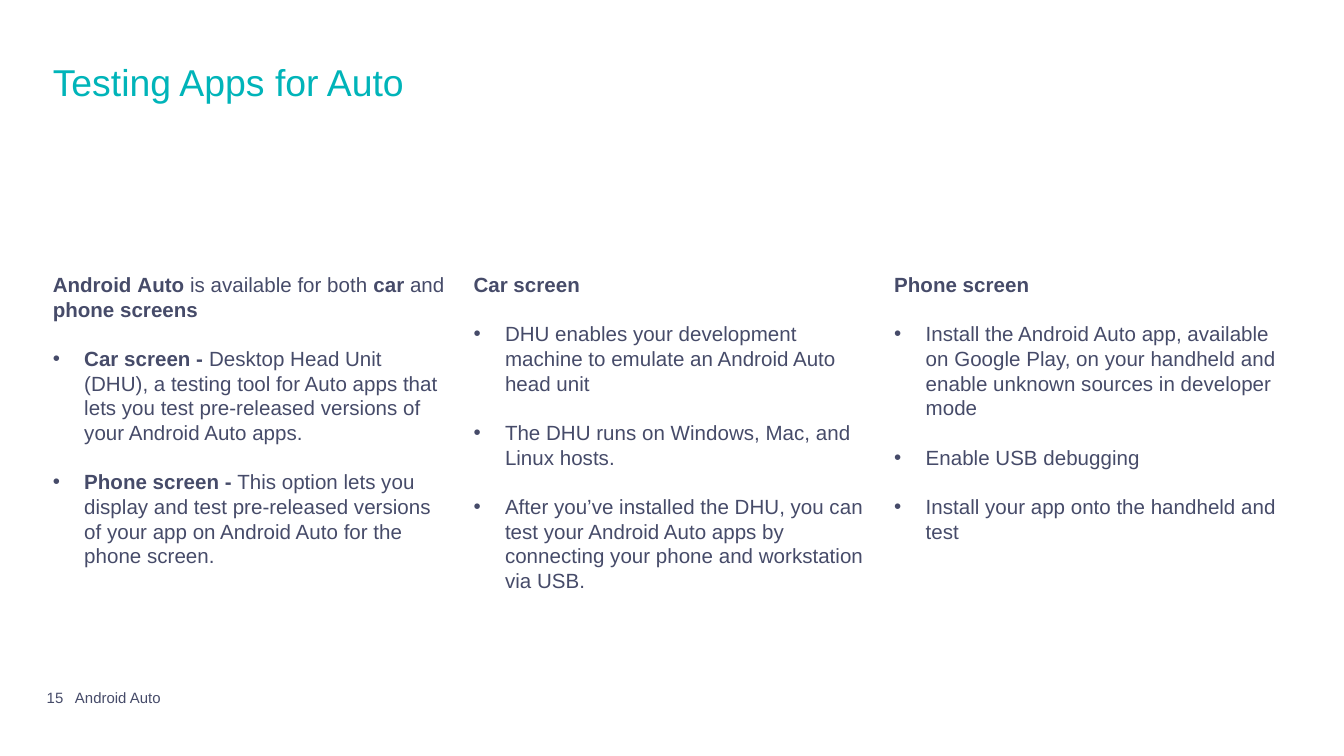
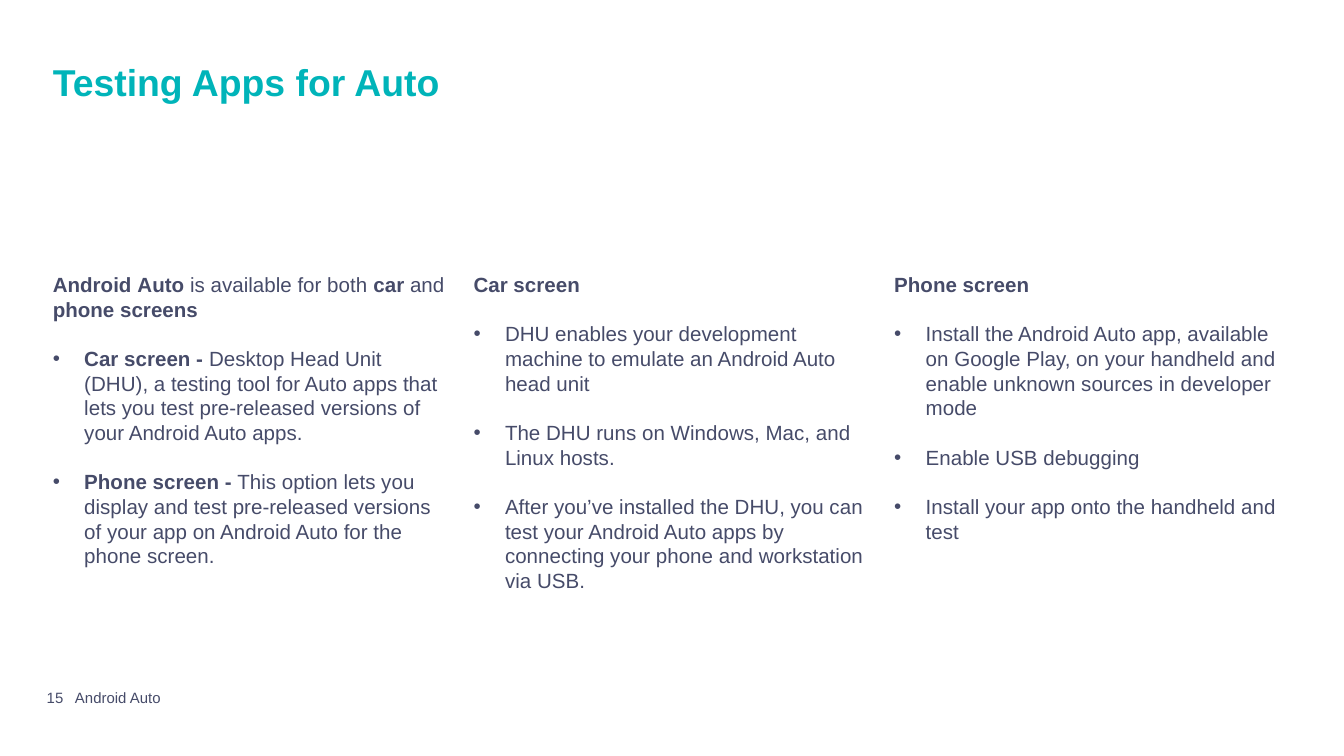
Before and after one commit to mpiresgro/AndroidAutoInfo, a slide deck: slide 15 of Final/Presentation_Joao_Mauro.pptx. Drawn at 1344x756 pixels with LibreOffice and Linux fonts; fonts in the diff are those of the drawing; background and template pictures are left out. Boxes give left, top, right and bottom in pixels: in the first picture for what was removed or moved away, otherwise in the second. Text is boxed around its words. In the diff, an @@ line names an element or a change of style, - is before the commit and + after.

```diff
--- a/Final/Presentation_Joao_Mauro.pptx
+++ b/Final/Presentation_Joao_Mauro.pptx
@@ title "Testing Apps for Auto" at <box>53,69,439,104</box>: bold on @@
```
Also in this commit, not shown: 12 other slides changed, 18 slides removed.
